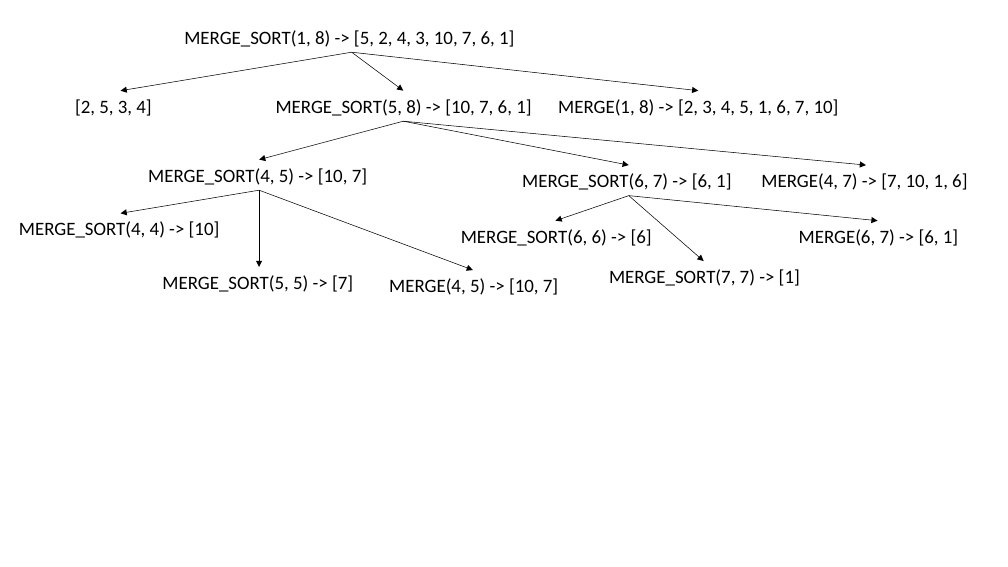
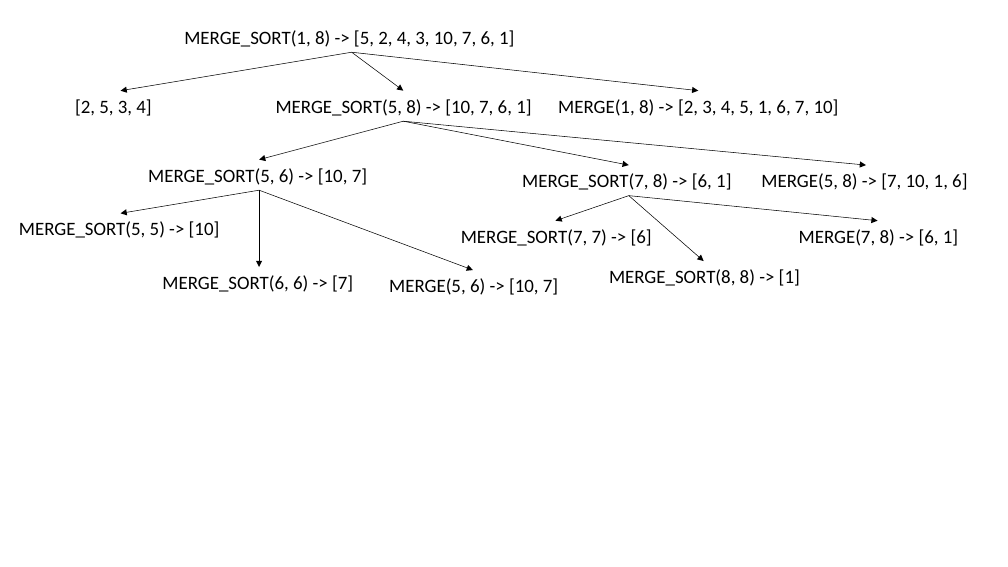
Before and after one commit to bamboat3/daa_np, a slide deck: slide 2 of Lectures/mergesort_animation.pptx. Drawn at 1008x567 pixels with LibreOffice and Linux fonts; fonts in the diff are those of the drawing. Boxes give left, top, right and bottom in pixels: in the first picture for what was removed or moved away, otherwise in the second. Text is boxed around its words. In the diff, an @@ line names an element or a change of style, - is before the commit and + after.

```diff
--- a/Lectures/mergesort_animation.pptx
+++ b/Lectures/mergesort_animation.pptx
@@ text at (x1=148, y1=168, x2=367, y2=185): text changed @@
-MERGE_SORT(4, 5) -> [10, 7]
+MERGE_SORT(5, 6) -> [10, 7]
@@ text at (x1=522, y1=173, x2=731, y2=190): text changed @@
-MERGE_SORT(6, 7) -> [6, 1]
+MERGE_SORT(7, 8) -> [6, 1]
@@ text at (x1=761, y1=173, x2=967, y2=190): text changed @@
-MERGE(4, 7) -> [7, 10, 1, 6]
+MERGE(5, 8) -> [7, 10, 1, 6]
@@ text at (x1=19, y1=221, x2=220, y2=238): text changed @@
-MERGE_SORT(4, 4) -> [10]
+MERGE_SORT(5, 5) -> [10]
@@ text at (x1=461, y1=229, x2=652, y2=246): text changed @@
-MERGE_SORT(6, 6) -> [6]
+MERGE_SORT(7, 7) -> [6]
@@ text at (x1=799, y1=229, x2=958, y2=246): text changed @@
-MERGE(6, 7) -> [6, 1]
+MERGE(7, 8) -> [6, 1]
@@ text at (x1=609, y1=269, x2=800, y2=286): text changed @@
-MERGE_SORT(7, 7) -> [1]
+MERGE_SORT(8, 8) -> [1]
@@ text at (x1=162, y1=275, x2=353, y2=292): text changed @@
-MERGE_SORT(5, 5) -> [7]
+MERGE_SORT(6, 6) -> [7]
@@ text at (x1=389, y1=278, x2=558, y2=295): text changed @@
-MERGE(4, 5) -> [10, 7]
+MERGE(5, 6) -> [10, 7]
```
